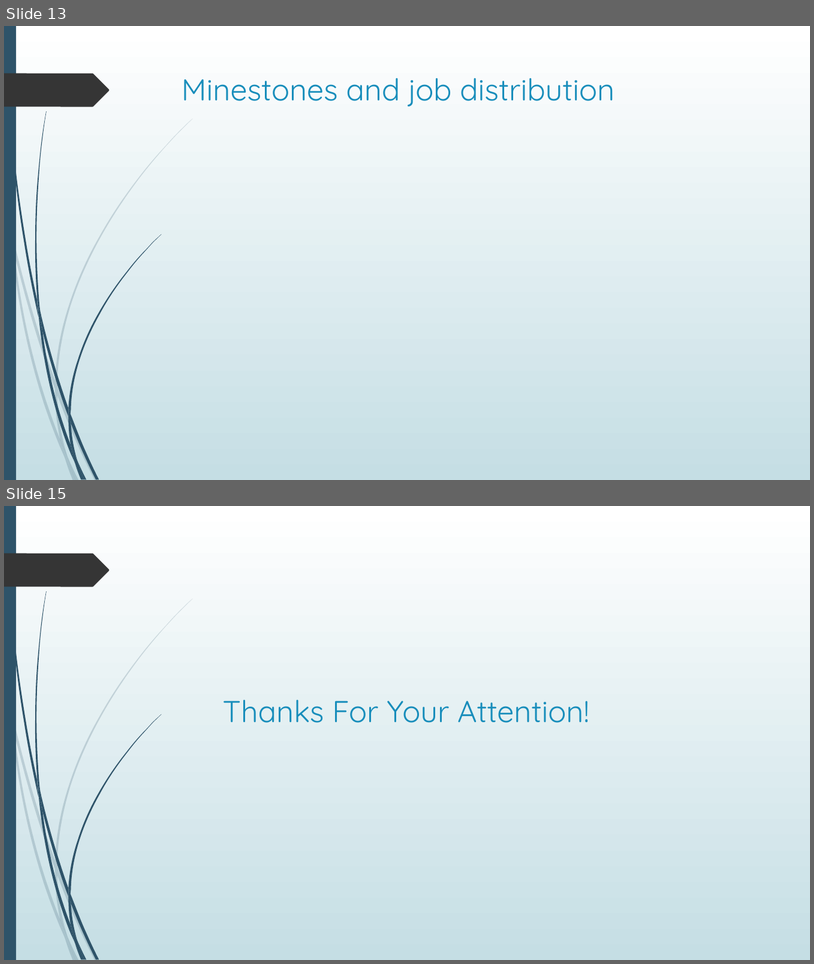
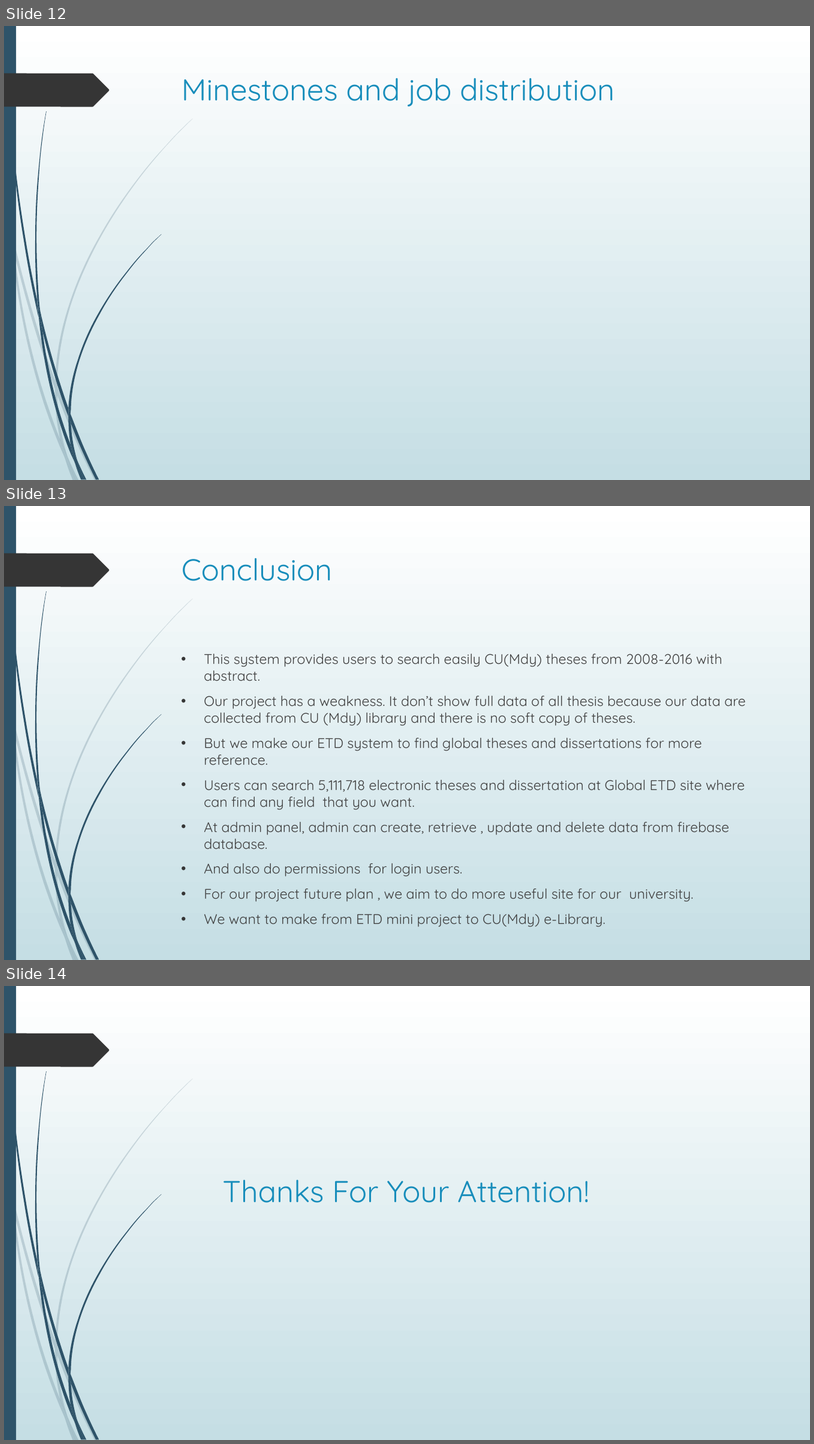
Before and after one commit to bravo-mdy-geo/ETD-project, a slide deck: powerpoint.pptx. Shown one above the other, each under a label of ours: slides 13 and 15 before the commit, slides 12, 13 and 14 after it; the slides between them are not shown. The pictures are 814x964 and 814x1444 pixels, drawn with LibreOffice and Linux fonts; fonts in the diff are those of the drawing. Boxes give left, top, right and bottom in pixels: in the first picture for what was removed or moved away, otherwise in the second. Text is boxed around its words. In the diff, an @@ line names an element or a change of style, - is before the commit and + after.

```diff
--- a/powerpoint.pptx
+++ b/powerpoint.pptx
@@ slide 13 added at <box>4,506,810,960</box>, background gradient #FFFFFF to #C5DEE5; not listed: 24 template elements that a slide beside it also shows @@
@@ title added at <box>182,558,332,581</box>, 36 pt, text #178DBB @@
+Conclusion
@@ text added at <box>204,654,746,901</box>, 16.6 pt, text #404040 @@
+• This system provides users to search easily CU(Mdy) theses from 2008-2016 with abstract.
+• Our project has a weakness. It don’t show full data of all thesis because our data are collected from CU (Mdy) library and there is no soft copy of theses.
+• But we make our ETD system to find global theses and dissertations for more reference.
+• Users can search 5,111,718 electronic theses and dissertation at Global ETD site where can find any field that you want.
+• At admin panel, admin can create, retrieve , update and delete data from firebase database.
+• And also do permissions for login users.
+• For our project future plan , we aim to do more useful site for our university.
+• We want to make from ETD mini project to CU(Mdy) e-Library.
@@ what was slide 13 is now slide 12 @@
@@ what was slide 15 is now slide 14 @@
```
Also in this commit, not shown: 1 slide changed, 2 slides removed.
